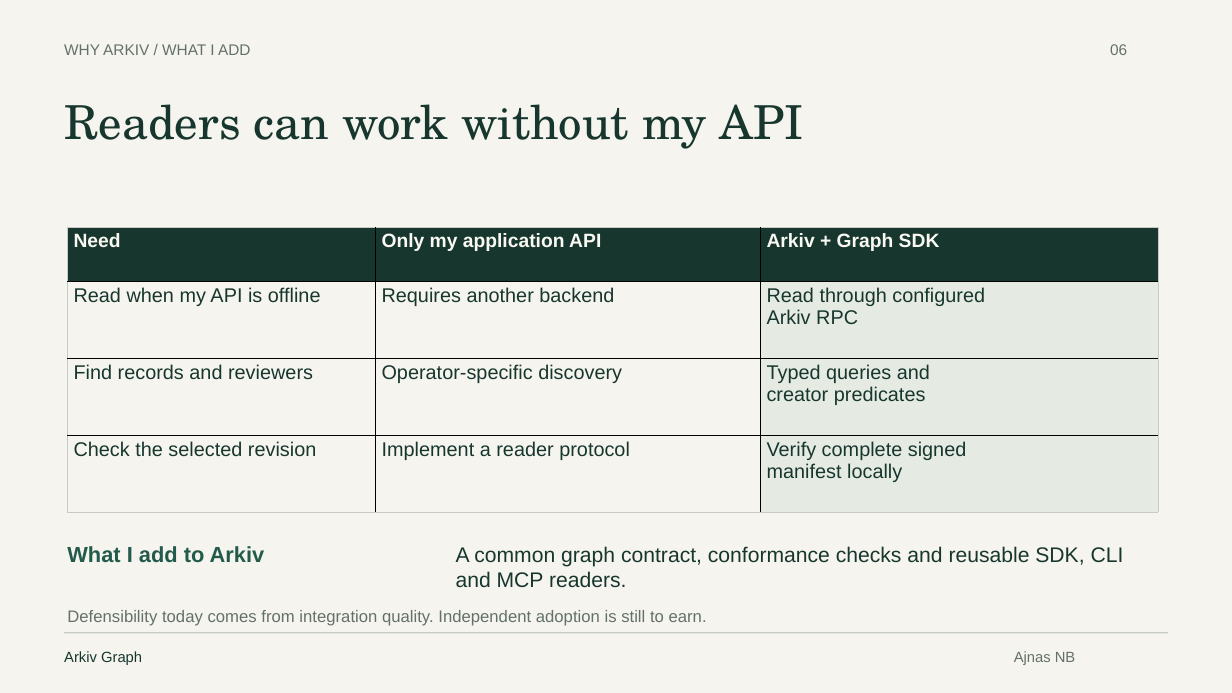
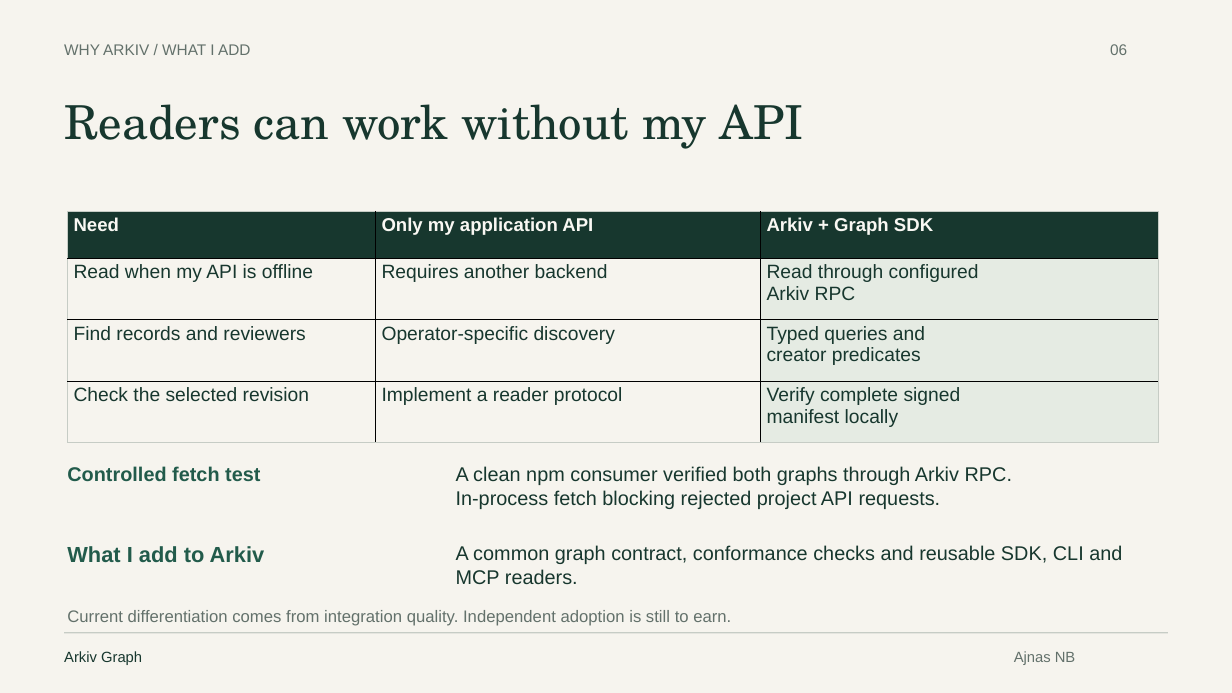
Before and after one commit to AjnasNB/app-passport, a slide deck: slide 6 of apps/web/public/downloads/arkiv-graph-pitch.pptx. Drawn at 1232x693 pixels with LibreOffice and Linux fonts; fonts in the diff are those of the drawing. Boxes give left, top, right and bottom in pixels: in the first picture for what was removed or moved away, otherwise in the second. Text is boxed around its words. In the diff, an @@ line names an element or a change of style, - is before the commit and + after.

Commit message:
Clarify the builder problem and Arkiv proof in the final deck

```diff
--- a/apps/web/public/downloads/arkiv-graph-pitch.pptx
+++ b/apps/web/public/downloads/arkiv-graph-pitch.pptx
@@ table at bbox=[67, 212, 1158, 443] @@
@@ size 22.5 to 21.8 pt in "Need", "Only my application API", "Arkiv + Graph SDK" @@
@@ size 23.2 to 22.5 pt in "Read when my API is offline", "Requires another backend", "Read through configured", "Arkiv RPC" and 8 more places @@
@@ table: place and size @@
-table at bbox=[67, 227, 1158, 512]
+table at bbox=[67, 212, 1158, 443]
@@ text added at bbox=[67, 466, 260, 481], 23.2 pt, text #225B4B, bold @@
+Controlled fetch test
@@ text added at bbox=[456, 466, 1012, 509], 23.2 pt, text #17372E @@
+A clean npm consumer verified both graphs through Arkiv RPC.
+In-process fetch blocking rejected project API requests.
@@ text "A common graph contract, conformance ..." at bbox=[456, 545, 1122, 584]: size 24.8 to 23.2 pt @@
@@ text at bbox=[67, 610, 731, 626]: text changed @@
-Defensibility today comes from integration quality. Independent adoption is still to earn.
+Current differentiation comes from integration quality. Independent adoption is still to earn.
```
Also in this commit, not shown: 3 other slides changed, 4 other files.
